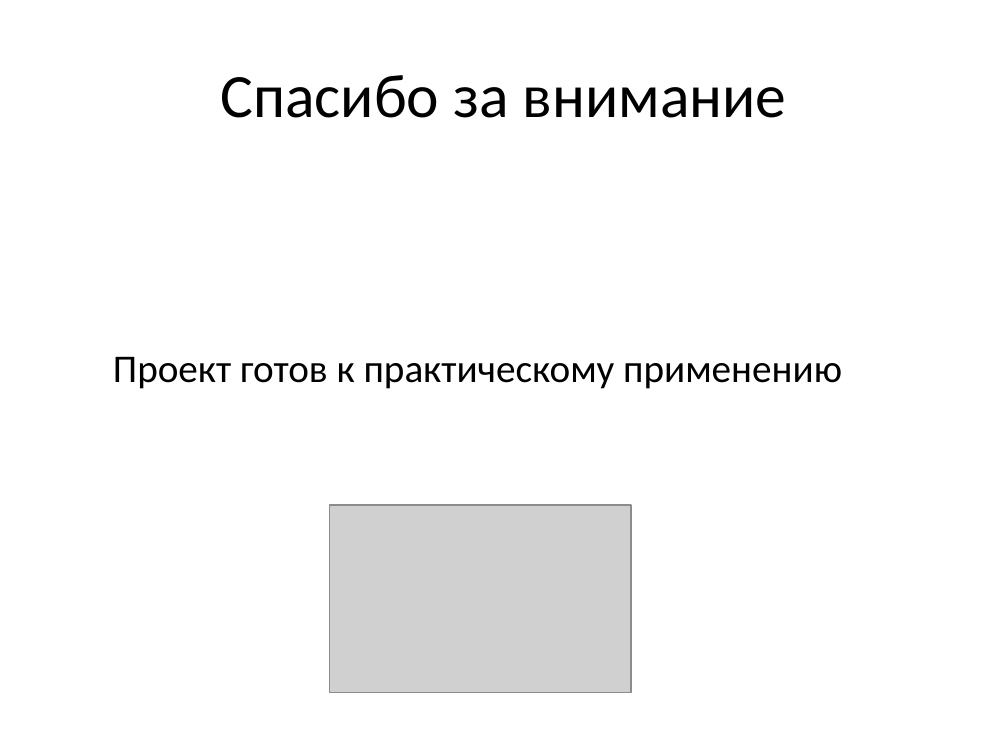
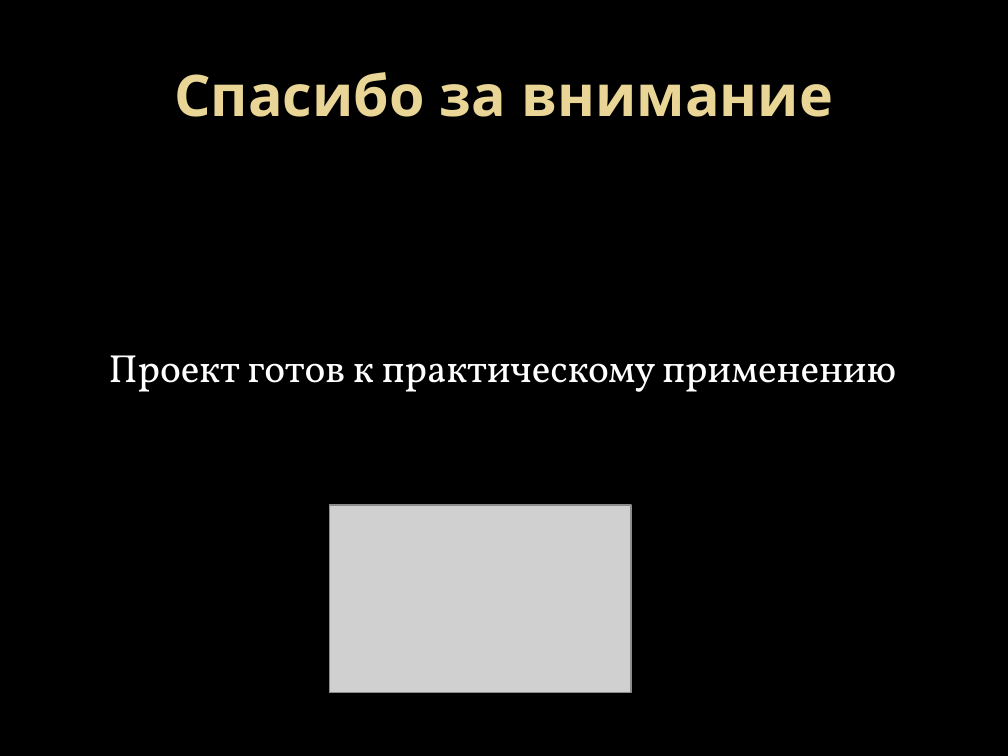
Before and after one commit to Ivan9005/autoexpert-bot, a slide deck: slide 16 of presentation/Система автоматизации оформления договоров автоэксперта на базе Telegram-бота.pptx. Drawn at 1008x756 pixels with LibreOffice and Linux fonts; fonts in the diff are those of the drawing; grey boxes stand for pictures; background and template pictures are left out. Boxes give left, top, right and bottom in pixels: in the first picture for what was removed or moved away, otherwise in the second. Text is boxed around its words. In the diff, an @@ line names an element or a change of style, - is before the commit and + after.

```diff
--- a/presentation/Система автоматизации оформления договоров автоэксперта на базе Telegram-бота.pptx
+++ b/presentation/Система автоматизации оформления договоров автоэксперта на базе Telegram-бота.pptx
@@ background #FFFFFF to picture (left out) @@
@@ title "Спасибо за внимание" at (x1=174, y1=72, x2=833, y2=117): size 44 to 41 pt, font Calibri to Noto Sans, text colour #000000 to gradient #EAD696 to #E7D081, bold on @@
@@ text "Проект готов к практическому применению" at (x1=109, y1=355, x2=896, y2=392): font Calibri to Vollkorn, text colour #000000 to #FFFFFF @@
```
Also in this commit, not shown: 15 other slides changed.
